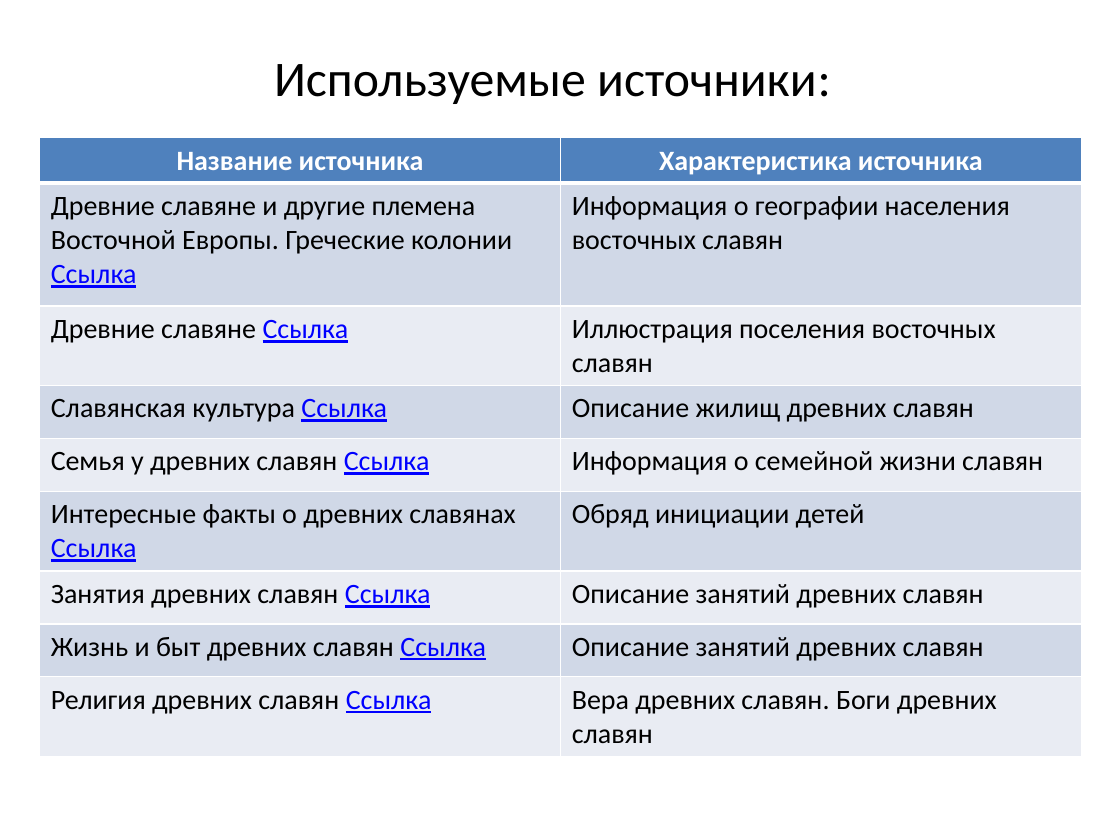
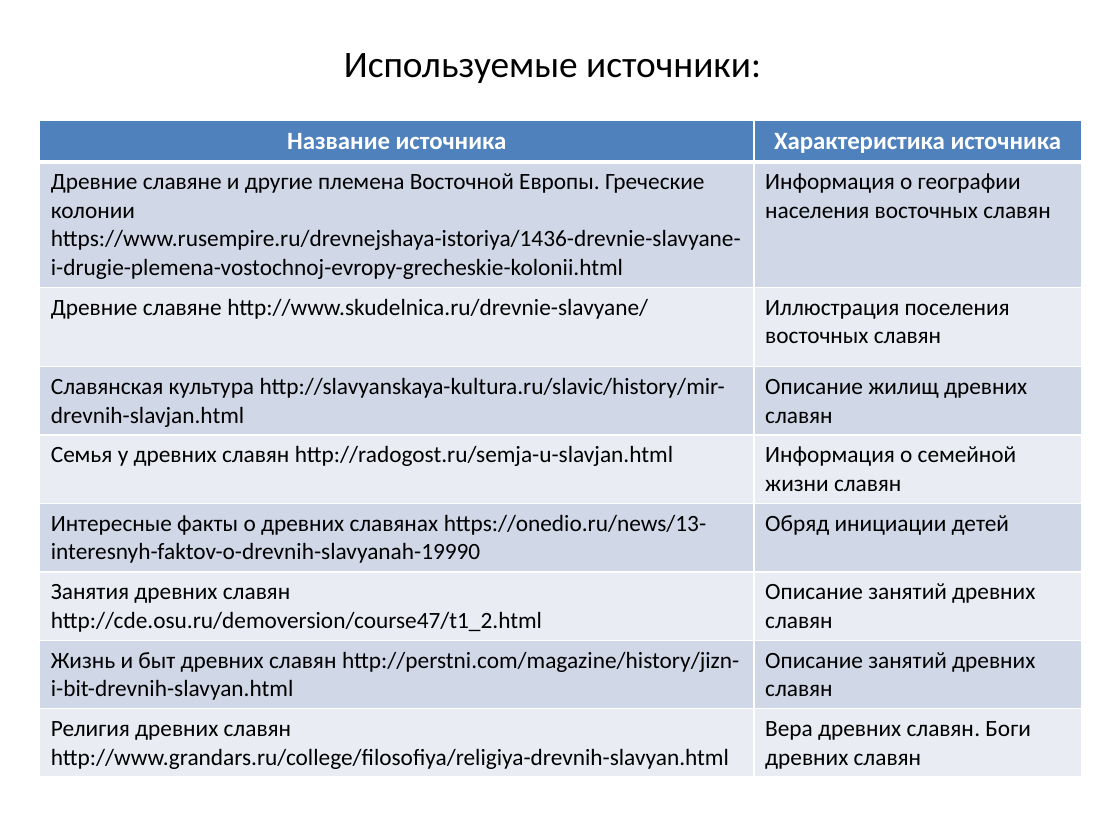
Before and after one commit to Eazymov/java-homework, a slide deck: slide 3 of Презентация.pptx. Drawn at 1120x840 pixels with LibreOffice and Linux fonts; fonts in the diff are those of the drawing. Boxes give left, top, right and bottom in pixels: in the first picture for what was removed or moved away, otherwise in the second. Text is boxed around its words. In the diff, an @@ line names an element or a change of style, - is before the commit and + after.

Commit message:
updated

```diff
--- a/Презентация.pptx
+++ b/Презентация.pptx
@@ title "Используемые источники:" at [344, 53, 761, 83]: size 32 to 24 pt @@
@@ table at [39, 120, 1082, 773] @@
-row 2, column 1: Древние славяне и другие племена Восточной Европы. Греческие колонии / Ссылка
+row 2, column 1: Древние славяне и другие племена Восточной Европы. Греческие колонии / https://www.rusempire.ru/drevnejshaya-istoriya/1436-drevnie-slavyane-i-drugie-plemena-vostochnoj-evropy-grecheskie-kolonii.html
-row 3, column 1: Древние славяне Ссылка
+row 3, column 1: Древние славяне http://www.skudelnica.ru/drevnie-slavyane/
-row 4, column 1: Славянская культура Ссылка
+row 4, column 1: Славянская культура http://slavyanskaya-kultura.ru/slavic/history/mir-drevnih-slavjan.html
-row 5, column 1: Семья у древних славян Ссылка
+row 5, column 1: Семья у древних славян http://radogost.ru/semja-u-slavjan.html
-row 6, column 1: Интересные факты о древних славянах Ссылка
+row 6, column 1: Интересные факты о древних славянах https://onedio.ru/news/13-interesnyh-faktov-o-drevnih-slavyanah-19990
-row 7, column 1: Занятия древних славян Ссылка
+row 7, column 1: Занятия древних славян http://cde.osu.ru/demoversion/course47/t1_2.html
-row 8, column 1: Жизнь и быт древних славян Ссылка
+row 8, column 1: Жизнь и быт древних славян http://perstni.com/magazine/history/jizn-i-bit-drevnih-slavyan.html
-row 9, column 1: Религия древних славян Ссылка
+row 9, column 1: Религия древних славян http://www.grandars.ru/college/filosofiya/religiya-drevnih-slavyan.html
@@ size 18 to 16 pt in "Название источника", "Характеристика источника" @@
@@ size 18 to 15 pt in "Информация о географии населения восточных славян", "Иллюстрация поселения восточных славян", "Описание жилищ древних славян", "Информация о семейной жизни славян" and 4 more places @@
@@ table: place and size @@
-table at [39, 138, 1081, 753]
+table at [39, 120, 1082, 773]
```
